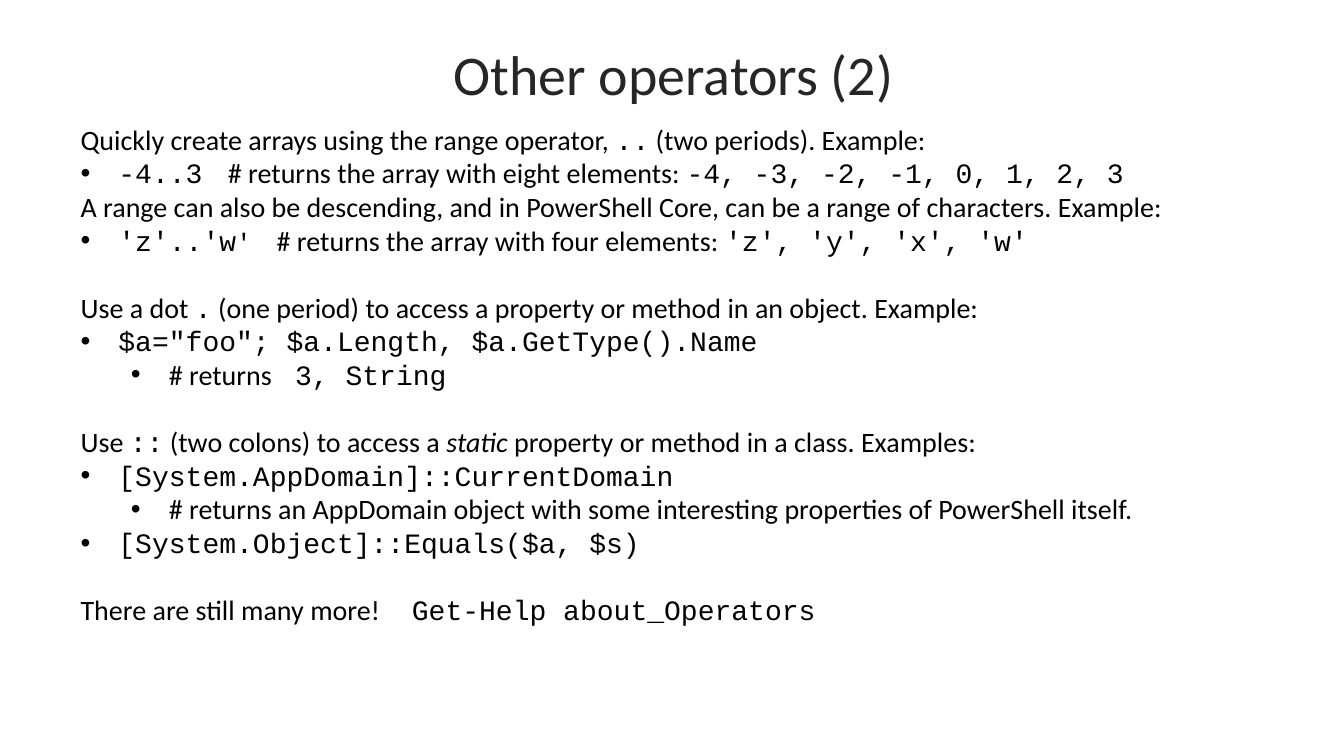
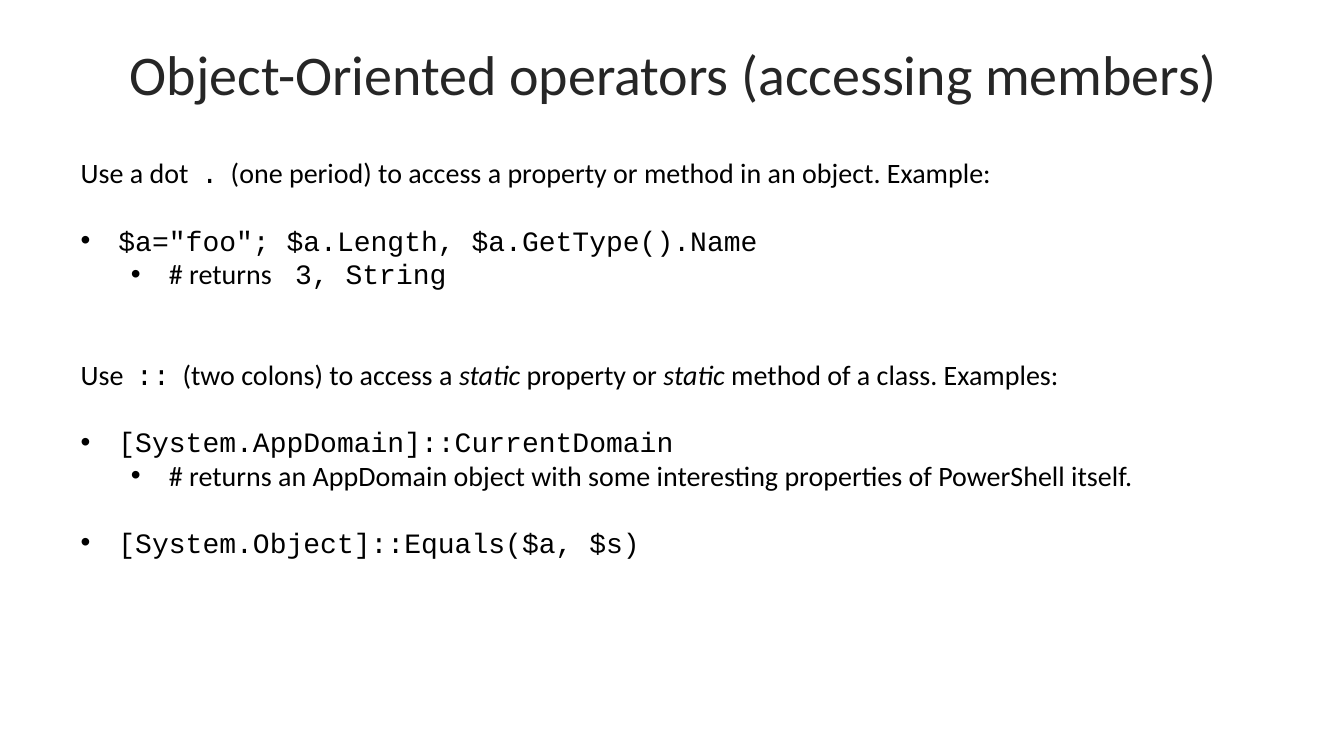
Before and after one commit to byui-cyber360/content, a slide deck: slide 16 of CYBER360-2.2-2.6-Operators.pptx (slide 14 before the commit). Drawn at 1344x756 pixels with LibreOffice and Linux fonts; fonts in the diff are those of the drawing. Boxes give left, top, right and bottom in pixels: in the first picture for what was removed or moved away, otherwise in the second. Text is boxed around its words. In the diff, an @@ line names an element or a change of style, - is before the commit and + after.

```diff
--- a/CYBER360-2.2-2.6-Operators.pptx
+++ b/CYBER360-2.2-2.6-Operators.pptx
@@ text at (130,54,1217,105): text changed @@
-Other operators (2)
+Object-Oriented operators (accessing members)
@@ text at (81,129,1162,257): paragraphs removed @@
-Quickly create arrays using the range operator, .. (two periods). Example:
-• -4..3 # returns the array with eight elements: -4, -3, -2, -1, 0, 1, 2, 3
-A range can also be descending, and in PowerShell Core, can be a range of characters. Example:
-• 'z'..'w' # returns the array with four elements: 'z', 'y', 'x', 'w'
@@ text at (81,364,1059,390): text changed @@
-Use :: (two colons) to access a static property or method in a class. Examples:
+Use :: (two colons) to access a static property or static method of a class. Examples:
@@ text at (81,600,815,626): paragraph removed @@
-There are still many more! Get-Help about_Operators
```
Also in this commit, not shown: 3 other slides changed, 4 slides added, 22 other files.
